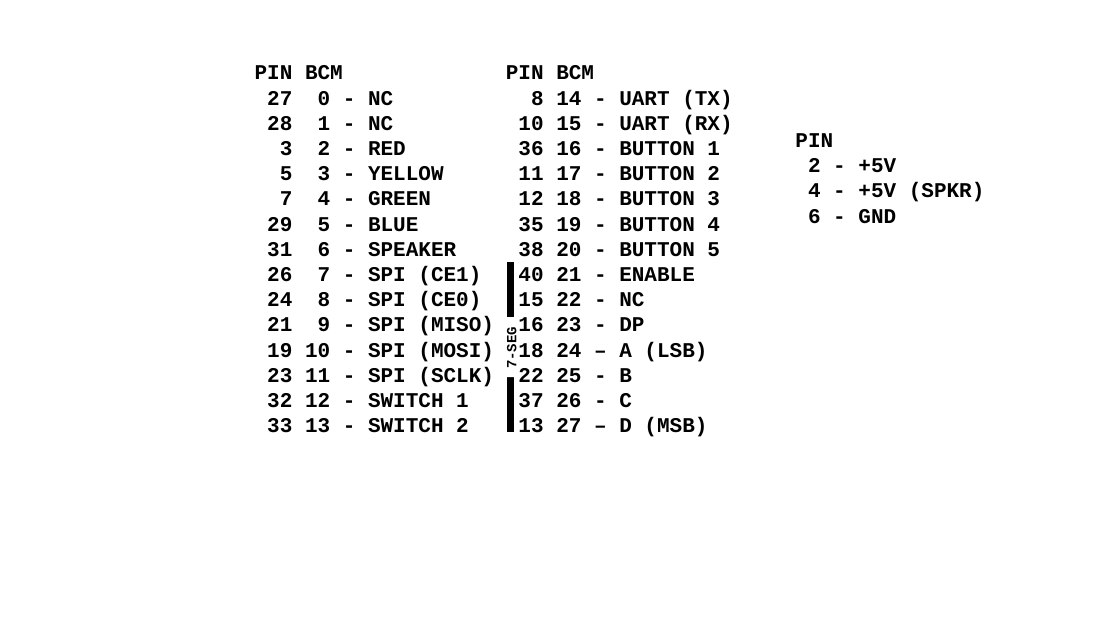
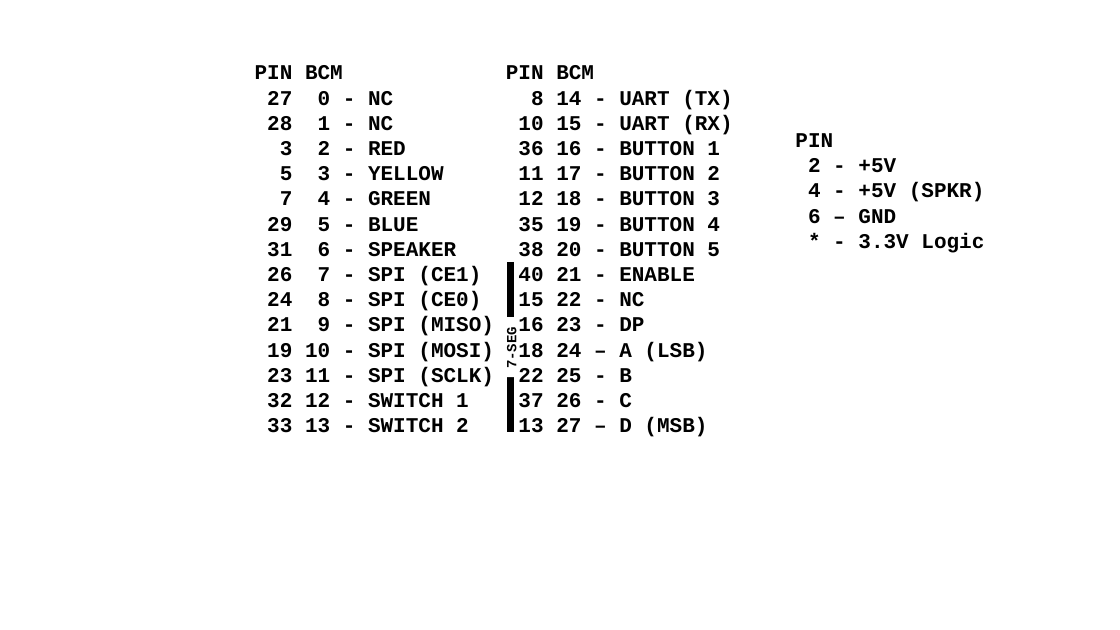
Before and after one commit to vilhelmen/accessory_board, a slide deck: slide 2 of images.pptx. Drawn at 1120x630 pixels with LibreOffice and Linux fonts; fonts in the diff are those of the drawing. Boxes give left, top, right and bottom in pixels: in the first picture for what was removed or moved away, otherwise in the second. Text is boxed around its words. In the diff, an @@ line names an element or a change of style, - is before the commit and + after.

```diff
--- a/images.pptx
+++ b/images.pptx
@@ text at (808,209,984,253): text changed @@
-6 - GND
+6 – GND
+* - 3.3V Logic
```
Also in this commit, not shown: 1 other slide changed, 3 other files.
